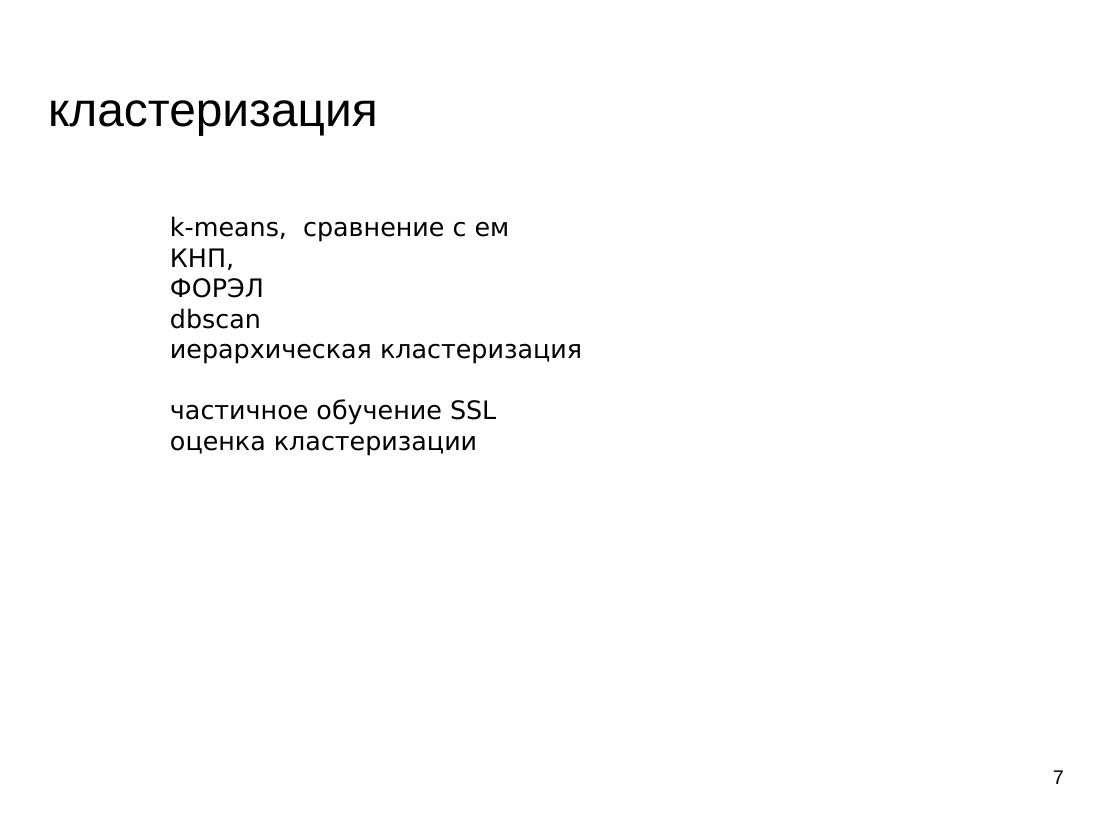
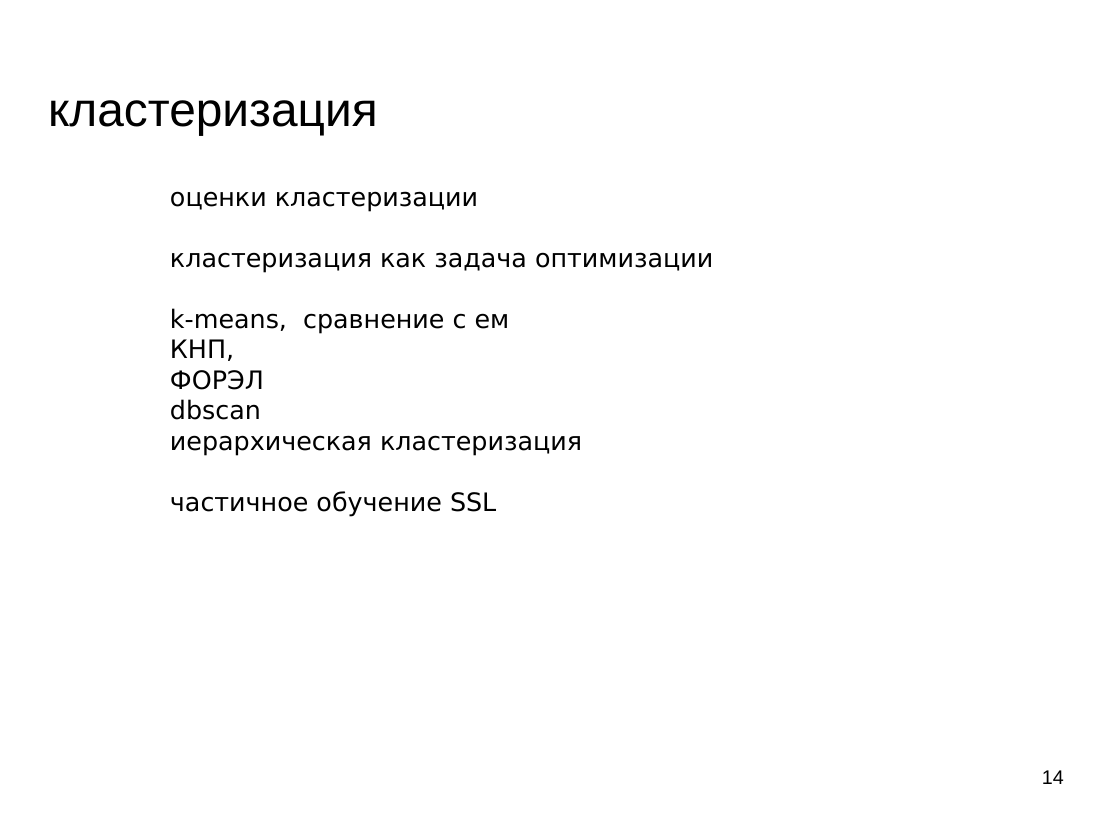
Before and after one commit to mechanoid5/ml_lectorium_legacy, a slide deck: slide 14 of 07-cluster.odp (slide 7 before the commit). Drawn at 1120x840 pixels with LibreOffice and Linux fonts; fonts in the diff are those of the drawing; background and template pictures are left out. Boxes give left, top, right and bottom in pixels: in the first picture for what was removed or moved away, otherwise in the second. Text is boxed around its words. In the diff, an @@ line names an element or a change of style, - is before the commit and + after.

```diff
--- a/07-cluster.odp
+++ b/07-cluster.odp
@@ text at bbox=[170, 191, 713, 273]: paragraphs added @@
+оценки кластеризации
+кластеризация как задача оптимизации
@@ text at bbox=[170, 435, 477, 456]: paragraph removed @@
-оценка кластеризации
@@ page number at bbox=[1042, 770, 1064, 784]: text changed @@
-7
+14
```
Also in this commit, not shown: 3 other slides changed, 8 slides added, 1 slide removed, 8 other files.
